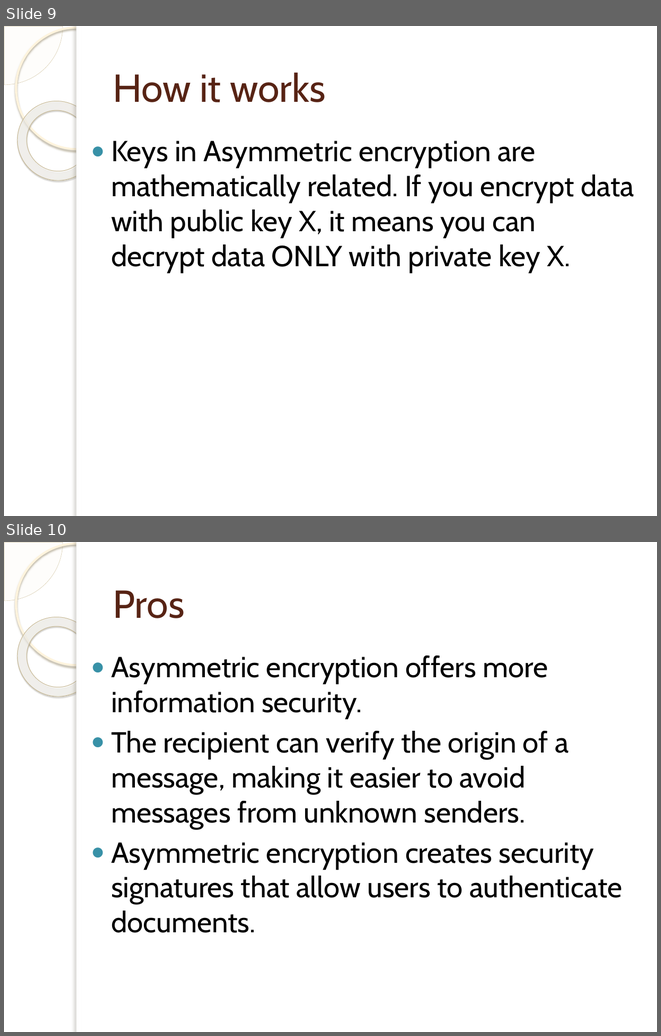
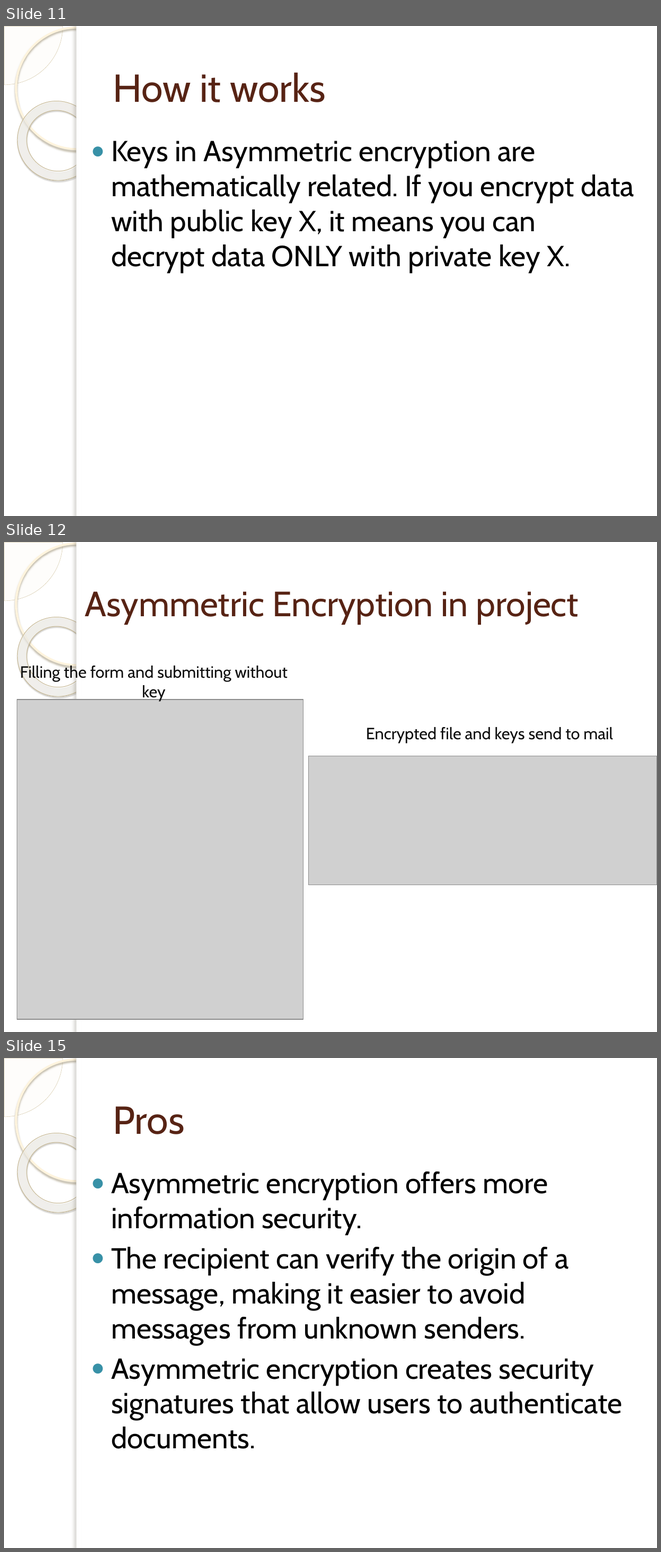
Before and after one commit to Tumbler-3/Encrypted, a slide deck: presentation.pptx. Shown one above the other, each under a label of ours: slides 9 and 10 before the commit, slides 11, 12 and 15 after it; the slides between them are not shown. The pictures are 661x1036 and 661x1552 pixels, drawn with LibreOffice and Linux fonts; fonts in the diff are those of the drawing; grey boxes stand for pictures; background and template pictures are left out. Boxes give left, top, right and bottom in pixels: in the first picture for what was removed or moved away, otherwise in the second. Text is boxed around its words. In the diff, an @@ line names an element or a change of style, - is before the commit and + after.

```diff
--- a/presentation.pptx
+++ b/presentation.pptx
@@ slide 12 added at (x1=4, y1=542, x2=657, y2=1032), background picture (left out); not listed: 5 template elements that a slide beside it also shows @@
@@ title added at (x1=85, y1=591, x2=579, y2=624), 38.7 pt, text #572314 @@
+Asymmetric Encryption in project
@@ text added at (x1=20, y1=664, x2=288, y2=701), 18 pt, text #0D0D0D @@
+Filling the form and submitting without key
@@ picture added at (x1=17, y1=699, x2=303, y2=1020) @@
@@ text added at (x1=366, y1=727, x2=613, y2=743), 18 pt, text #0D0D0D @@
+Encrypted file and keys send to mail
@@ picture added at (x1=308, y1=756, x2=657, y2=885) @@
@@ what was slide 9 is now slide 11 @@
@@ what was slide 10 is now slide 15 @@
```
Also in this commit, not shown: 4 other slides added, 5 other files.
